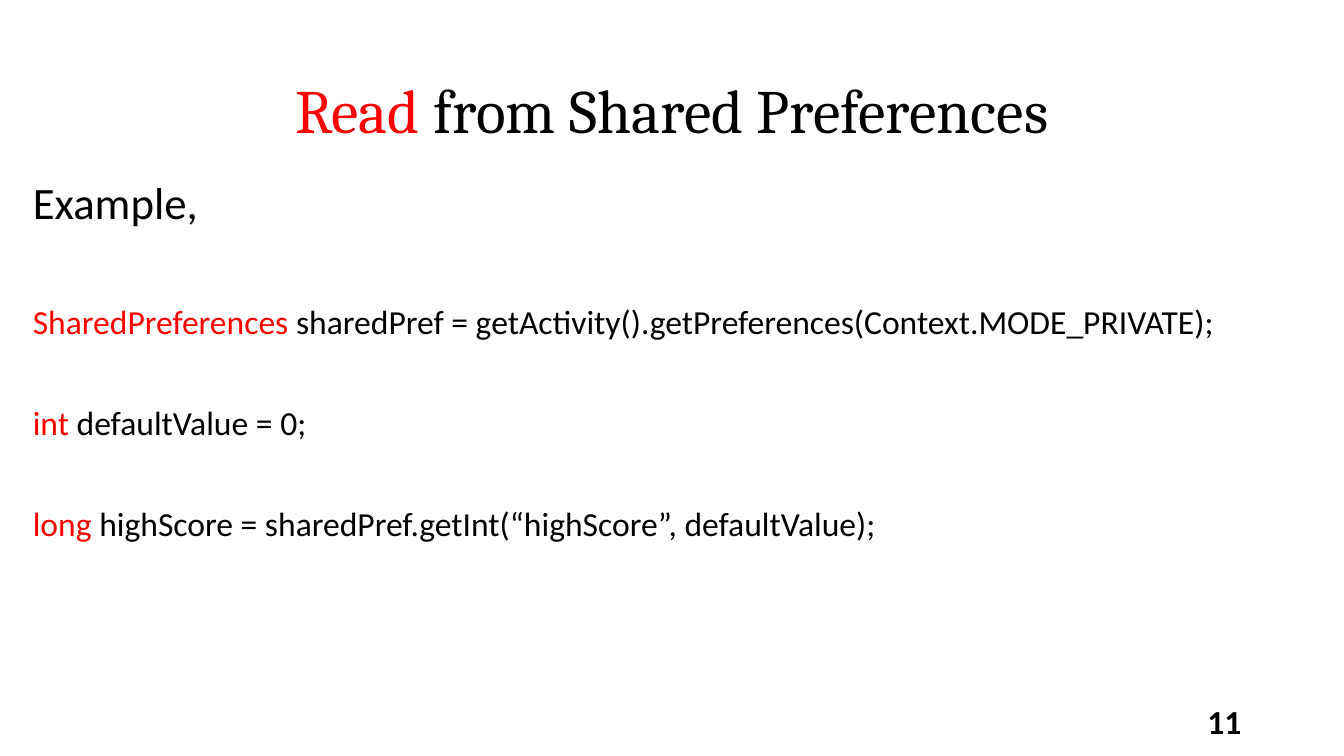
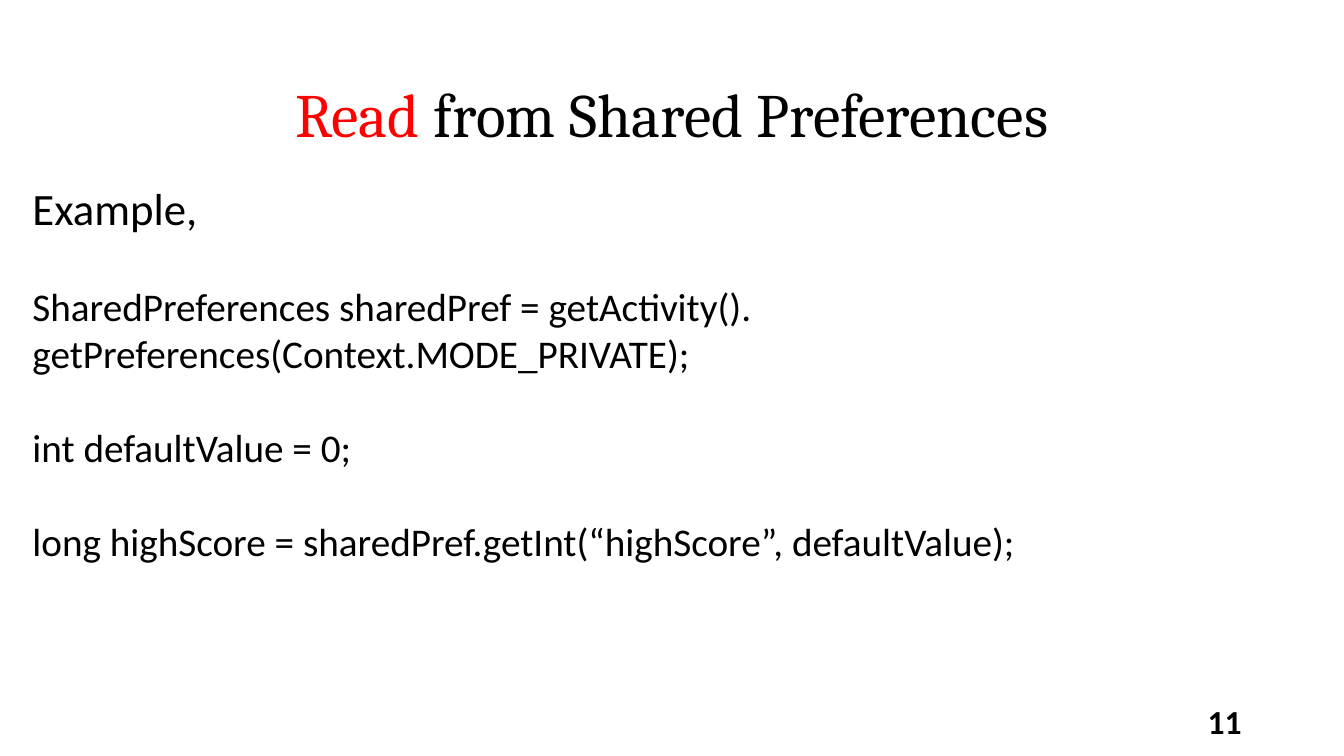
Before and after one commit to varanee/Course, a slide deck: slide 11 of Mobile_App_Dev/Week5/Lec5.pptx. Drawn at 1344x756 pixels with LibreOffice and Linux fonts; fonts in the diff are those of the drawing. Boxes give left, top, right and bottom in pixels: in the first picture for what was removed or moved away, otherwise in the second. Text is boxed around its words. In the diff, an @@ line names an element or a change of style, - is before the commit and + after.

```diff
--- a/Mobile_App_Dev/Week5/Lec5.pptx
+++ b/Mobile_App_Dev/Week5/Lec5.pptx
@@ text "Read from Shared Preferences" at (x1=295, y1=93, x2=1048, y2=138): line spacing 0.9 to 1 @@
@@ text at (x1=32, y1=194, x2=1014, y2=563): size 24 to 28 pt in "int defaultValue = 0;", "long highScore = sharedPref.getInt(“highScore”, defaultValue ..."; text colour #FF0000 to #000000 in "int", "long"; line spacing 0.9 to 1; less space between paragraphs; alignment justified to left @@
@@ text at (x1=32, y1=292, x2=752, y2=375): text changed; size 24 to 28 pt @@
-SharedPreferences sharedPref = getActivity().getPreferences(Context.MODE_PRIVATE);
+SharedPreferences sharedPref = getActivity().
+getPreferences(Context.MODE_PRIVATE);
```
Also in this commit, not shown: 18 other slides changed, 52 other files.
